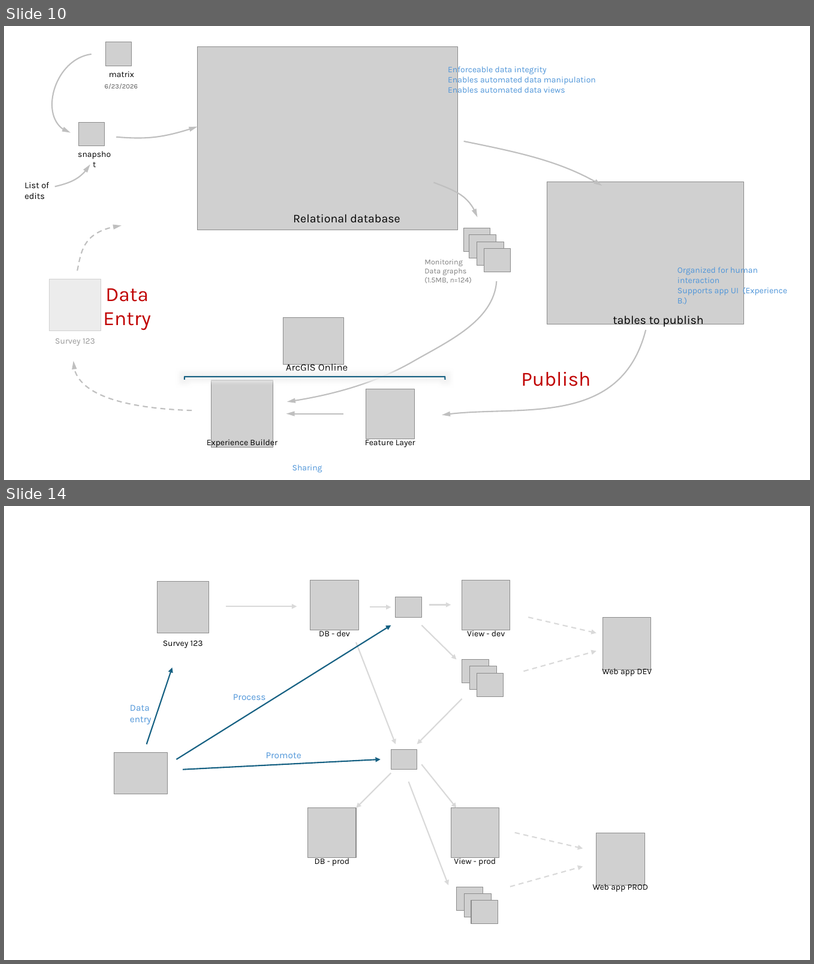
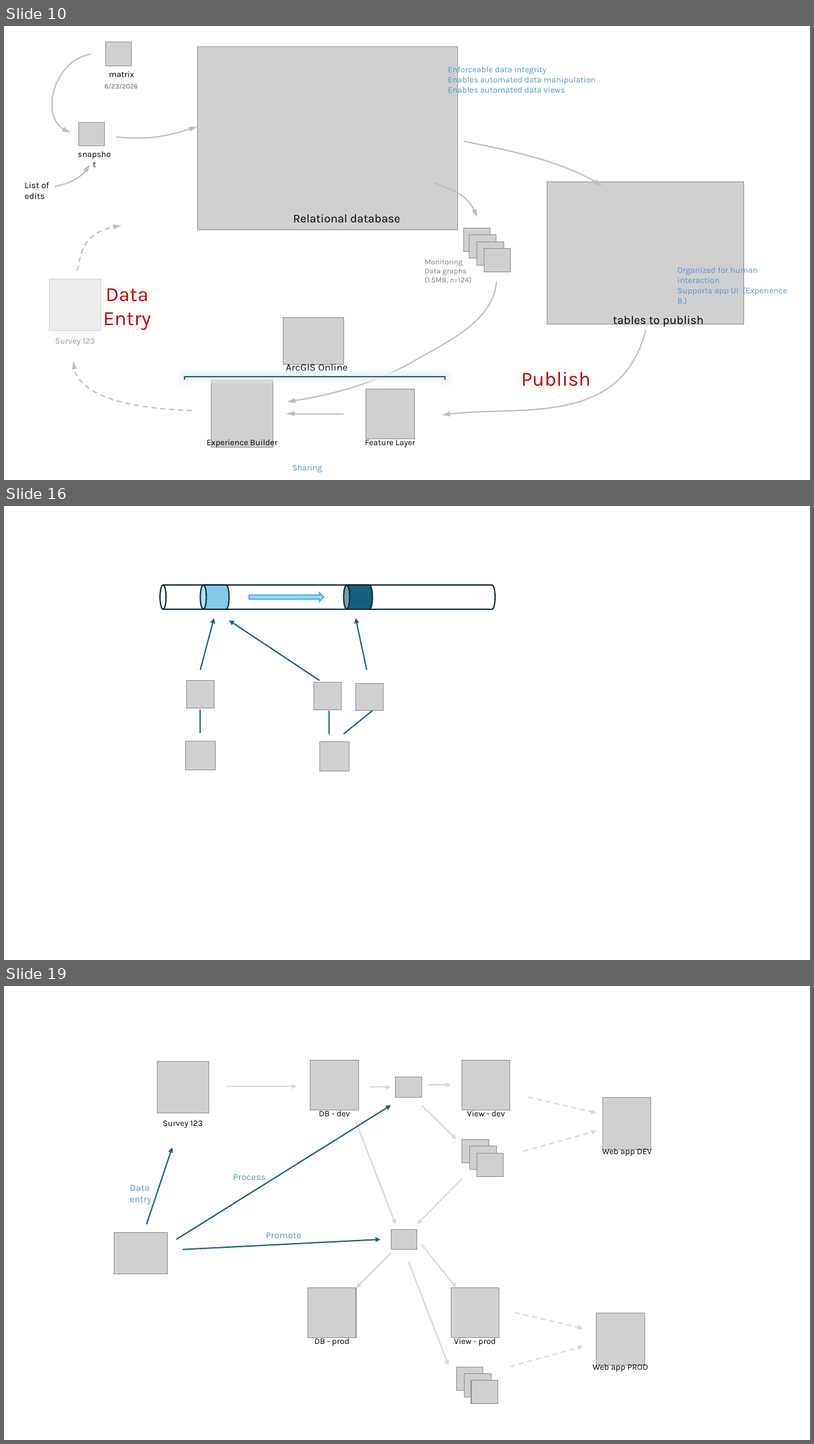
Before and after one commit to WA-Nearshore/seagrass-restoration-processing, a slide deck: docs/seagrass_restoration_storymap_notes.pptx. Shown one above the other, each under a label of ours: slides 10 and 14 before the commit, slides 10, 16 and 19 after it; the slides between them are not shown. The pictures are 814x964 and 814x1444 pixels, drawn with LibreOffice and Linux fonts; fonts in the diff are those of the drawing; grey boxes stand for pictures. Boxes give left, top, right and bottom in pixels: in the first picture for what was removed or moved away, otherwise in the second. Text is boxed around its words. In the diff, an @@ line names an element or a change of style, - is before the commit and + after.

```diff
--- a/docs/seagrass_restoration_storymap_notes.pptx
+++ b/docs/seagrass_restoration_storymap_notes.pptx
@@ slide 16 added at <box>4,506,810,960</box>, background #FFFFFF @@
@@ cylinder added at <box>160,585,495,609</box>, outline #092A39 1.5 pt @@
@@ cylinder added at <box>201,585,230,609</box>, fill #83CBEB, outline #092A39 1.5 pt @@
@@ right arrow added at <box>249,593,324,601</box>, fill #96DCF8, outline #46B1E1 1.5 pt @@
@@ cylinder added at <box>344,585,373,609</box>, fill #156082, outline #092A39 1.5 pt @@
@@ arrow added from (201, 670) to (214, 618), #156082 1.5 pt @@
@@ arrow added from (320, 680) to (229, 621), #156082 1.5 pt @@
@@ arrow added from (367, 670) to (356, 618), #156082 1.5 pt @@
@@ picture added at <box>186,680,214,708</box> @@
@@ picture added at <box>314,682,342,709</box> @@
@@ picture added at <box>356,683,383,711</box> @@
@@ line added from (201, 709) to (201, 733), #156082 1.5 pt @@
@@ line added from (329, 711) to (329, 734), #156082 1.5 pt @@
@@ line added from (344, 734) to (373, 711), #156082 1.5 pt @@
@@ picture added at <box>185,741,215,770</box> @@
@@ picture added at <box>320,741,350,771</box> @@
@@ what was slide 14 is now slide 19 @@
```
Also in this commit, not shown: 3 slides changed, 4 other slides added.
